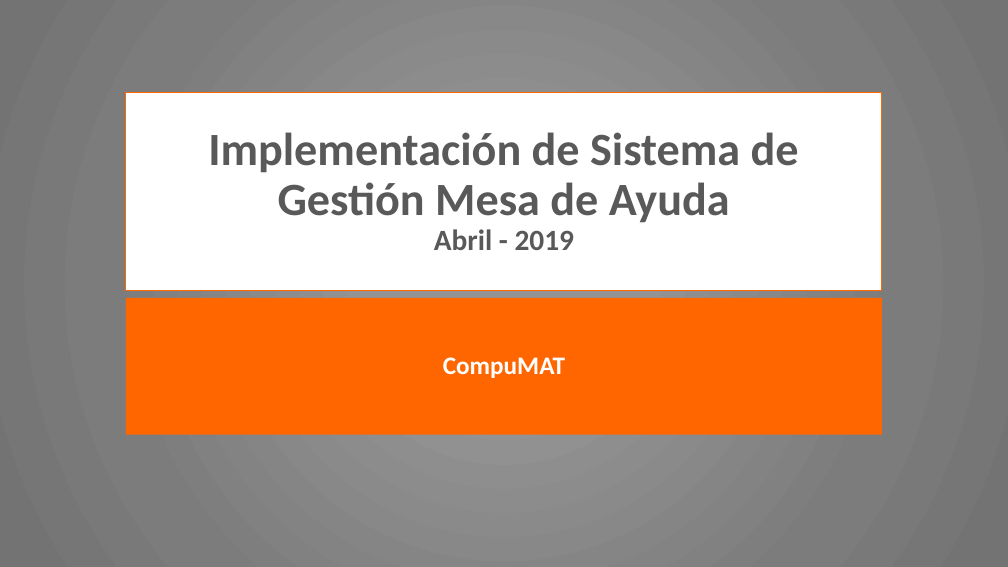
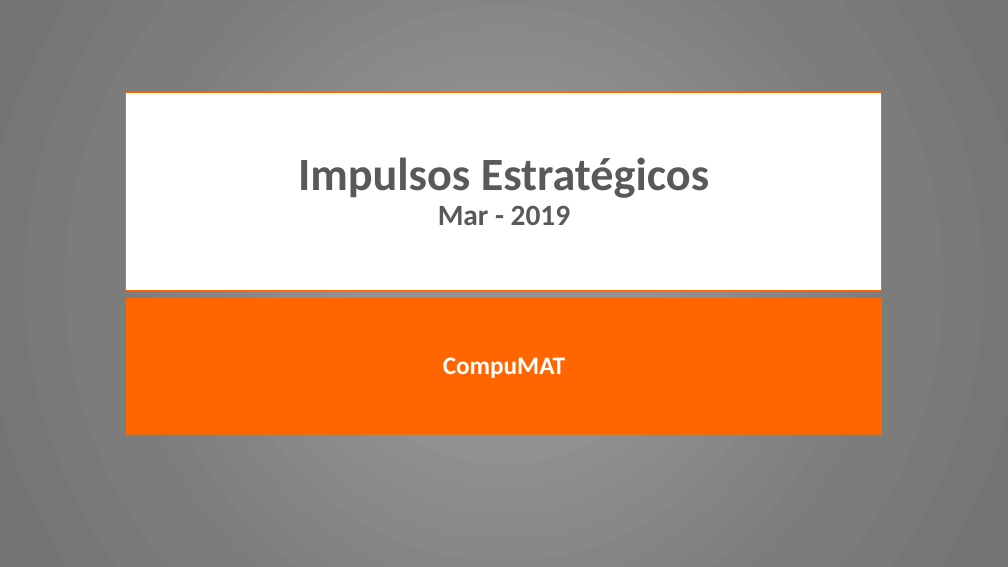
Before and after one commit to jalcaino/e_desk, a slide deck: slide 1 of public/archivos_upload/ficha_mesaayuda.pptx. Drawn at 1008x567 pixels with LibreOffice and Linux fonts; fonts in the diff are those of the drawing. Boxes give left, top, right and bottom in pixels: in the first picture for what was removed or moved away, otherwise in the second. Text is boxed around its words. In the diff, an @@ line names an element or a change of style, - is before the commit and + after.

```diff
--- a/public/archivos_upload/ficha_mesaayuda.pptx
+++ b/public/archivos_upload/ficha_mesaayuda.pptx
@@ title at (x1=298, y1=157, x2=709, y2=225): text changed @@
-Implementación de Sistema de Gestión Mesa de Ayuda
-Abril - 2019
+Impulsos Estratégicos
+Mar - 2019
```
Also in this commit, not shown: 1 other slide changed, 12 other files.
